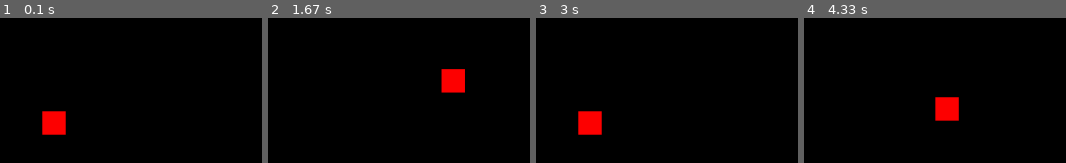
Above: before the commit, frames 1-4 (left to right).
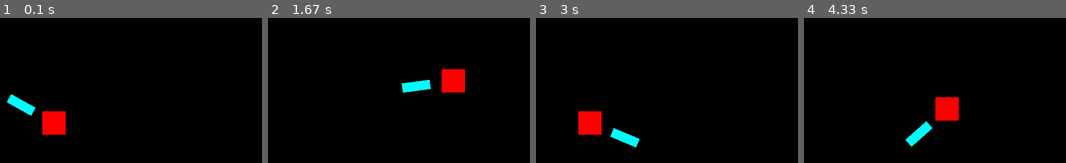
Above: after the commit, the same moments.

Repository: enrico-dibacco/PyGame-Project-3Q
Game: pygame game, started from main.py
Same seed, same stepped clock (60 frames per second), same inputs: the game is played once before the commit and once after it.
Inputs (mouse positions are in pixels of both pictures, inside the frame that each line leads up to):
- Up to frame 1 (0.1 s): no input
- Up to frame 2 (1.67 s): hold D 0.33-0.8 s; move the mouse to (288, 145) at 0.37 s; hold W 0.83-1.13 s; move the mouse to (outside the picture) at 0.87 s; hold D 1.17-1.63 s; move the mouse to (outside the picture) at 1.2 s
- Up to frame 3 (3 s): hold A 1.67-2.2 s; move the mouse to (outside the picture) at 1.7 s; hold S 2.23-2.53 s; move the mouse to (outside the picture) at 2.27 s; hold A 2.57-2.97 s; move the mouse to (outside the picture) at 2.6 s
- Up to frame 4 (4.33 s): hold W 3-3.37 s; move the mouse to (outside the picture) at 3.03 s; hold D 3.4-4.03 s; move the mouse to (outside the picture) at 3.43 s; hold S from 4.07 s (still down); move the mouse to (outside the picture) at 4.1 s

The runs differ from the first frame. In frame 1, 0.8% of the frame differs, in the area x 2-14%, y 52-68%; in frame 2, 0.8%; in frame 3, 0.8%; in frame 4, 0.8%, in the area x 38-50%, y 71-89%.

Commit message:
Made the shield rotating mechanic, i use atan2 to get the angle in radiants that is between the mouse and the player, i then convert it to degrees and find the coordinates the shield/sword should be in using cos and sin.

Diff:
--- a/main.py
+++ b/main.py
@@ -9,7 +9,6 @@
 all_sprites.add(player)
 
 while True:
-
     for event in pg.event.get():
         if event.type == pg.QUIT:
             pg.quit()
@@ -18,12 +17,13 @@
             if event.key == pg.K_ESCAPE:
                 pg.quit()
                 exit()
-    keys = pg.key.get_pressed() #i get the keys pressed to move the player
+
+    keys = pg.key.get_pressed()
     all_sprites.update(keys)
-    #here i draw the background and the player
-    screen.fill((0, 0, 0))
-    all_sprites.draw(screen)
 
+    #draw everything
+    screen.fill((0, 0, 0))       #clear screen
+    player.draw(screen)         #draw player + shield
 
-    pg.display.update()
-    clock.tick(60)
+    pg.display.flip()           #update full display
+    clock.tick(60)              #cap to 60 FPS
--- a/player.py
+++ b/player.py
@@ -1,5 +1,5 @@
 #i want to create a player that uses top down approach movement
-
+import math
 
 import pygame
 
@@ -10,6 +10,15 @@
         self.image.fill((255, 0, 0))
         self.rect = self.image.get_rect(center=pos)
         self.speed = 5
+
+
+
+        #shield logic
+
+        self.shield_image = pygame.Surface((20, 60), pygame.SRCALPHA)
+        pygame.draw.rect(self.shield_image, (0, 255, 255), (0, 0, 20, 60))
+        self.shield_radius = 80
+        self.shield_angle = 0
     def update(self, keys):
         dx = 0 #here im calculating the displacement in each of the 2 directions
         dy = 0
@@ -23,3 +32,21 @@
             dx = self.speed
         self.rect.x += dx
         self.rect.y += dy
+
+        mouse_x, mouse_y = pygame.mouse.get_pos()
+        px, py = self.rect.center
+        self.shield_angle = math.atan2(mouse_y - py, mouse_x - px)
+    def draw(self, surface):
+
+        surface.blit(self.image, self.rect)
+
+
+        px, py = self.rect.center
+        angle_deg = -math.degrees(self.shield_angle) + 90
+        shield_x = px + self.shield_radius * math.cos(self.shield_angle)
+        shield_y = py + self.shield_radius * math.sin(self.shield_angle)
+        #here i compute the radius at which the shield will be drawn
+
+        rotated_shield = pygame.transform.rotate(self.shield_image, angle_deg)
+        shield_rect = rotated_shield.get_rect(center=(shield_x, shield_y))
+        surface.blit(rotated_shield, shield_rect)
